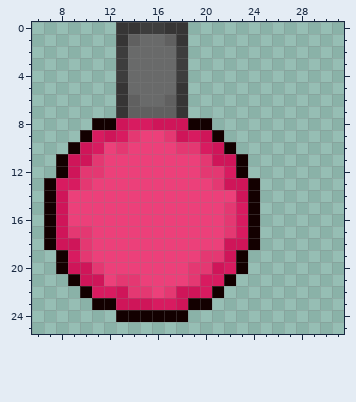
Pixel-art sprite: player/assets/pink_tank.png. This is how it looked before the edit.
The file is 64x64 pixels, drawn in blocks of 2x2; one block is one cell here. Shown: x 6..31, y 0..25.
After:
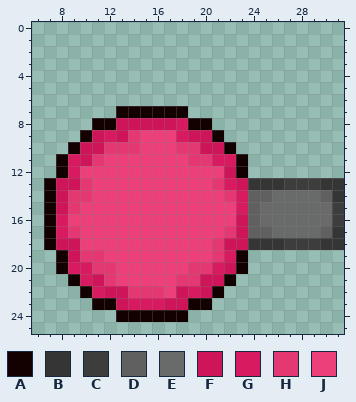
Palette (. is transparent): A #130000  B #363535  C #3d3d3d  D #606060  E #696a6a  F #cf1559  G #d81b60  H #e43872  J #ec407a
From the commit log: Rotated tank assets to face the direction of angle=0 and deleted the spritesheet
Changes in this commit:
{"y":0,"x":13,"old":"BBCCBB","new":"......"}
{"y":1,"x":13,"old":"BDEEDB","new":"......"}
{"y":2,"x":13,"old":"CEEEEC","new":"......"}
{"y":3,"x":13,"old":"CEEEEC","new":"......"}
{"y":4,"x":13,"old":"CEEEEC","new":"......"}
{"y":5,"x":13,"old":"BEEEEB","new":"......"}
{"y":6,"x":13,"old":"BDEEDB","new":"......"}
{"y":7,"x":13,"old":"BDDDDB","new":"AAAAAA"}
{"y":8,"x":14,"old":"GG","new":"FF"}
{"y":8,"x":18,"old":"F","new":"G"}
{"y":9,"x":11,"old":"GFG","new":"FGF"}
{"y":9,"x":17,"old":"HFG","new":"JGF"}
{"y":10,"x":11,"old":"GJ","new":"FH"}
{"y":10,"x":14,"old":"J","new":"H"}
{"y":10,"x":20,"old":"G","new":"F"}
{"y":11,"x":9,"old":"F","new":"G"}
{"y":11,"x":19,"old":"J","new":"H"}
{"y":11,"x":21,"old":"FF","new":"GG"}
{"y":12,"x":9,"old":"FHH","new":"GJJ"}
{"y":12,"x":20,"old":"HHG","new":"JJF"}
{"y":13,"x":8,"old":"GG","new":"FF"}
{"y":13,"x":22,"old":"F","new":"G"}
{"y":13,"x":24,"old":"A.......","new":"BBBCCCBB"}
{"y":14,"x":9,"old":"JJ","new":"HH"}
{"y":14,"x":22,"old":"JFA.......","new":"HGDDEEEEDB"}
{"y":15,"x":9,"old":"J","new":"H"}
{"y":15,"x":22,"old":"H","new":"J"}
{"y":15,"x":24,"old":"A.......","new":"DEEEEEEC"}
{"y":16,"x":8,"old":"F","new":"G"}
{"y":16,"x":22,"old":"HGA.......","new":"JFDEEEEEEC"}
{"y":17,"x":8,"old":"F","new":"G"}
{"y":17,"x":10,"old":"H","new":"J"}
{"y":17,"x":23,"old":"GA.......","new":"FDDEEEEDB"}
{"y":18,"x":10,"old":"H","new":"J"}
{"y":18,"x":21,"old":"J","new":"H"}
{"y":18,"x":24,"old":"A.......","new":"BBBCCCBB"}
{"y":19,"x":9,"old":"G","new":"F"}
{"y":19,"x":11,"old":"J","new":"H"}
{"y":19,"x":20,"old":"H","new":"J"}
{"y":19,"x":22,"old":"F","new":"G"}
{"y":20,"x":9,"old":"FF","new":"GG"}
{"y":20,"x":12,"old":"J","new":"H"}
{"y":20,"x":21,"old":"FG","new":"GF"}
{"y":21,"x":10,"old":"F","new":"G"}
{"y":21,"x":12,"old":"JHH","new":"HJJ"}
{"y":21,"x":18,"old":"J","new":"H"}
{"y":21,"x":20,"old":"GG","new":"FF"}
{"y":22,"x":12,"old":"G","new":"F"}
{"y":22,"x":16,"old":"JH","new":"HJ"}
{"y":22,"x":19,"old":"FG","new":"GF"}
{"y":23,"x":14,"old":"FF","new":"GG"}
{"y":23,"x":17,"old":"G","new":"F"}
